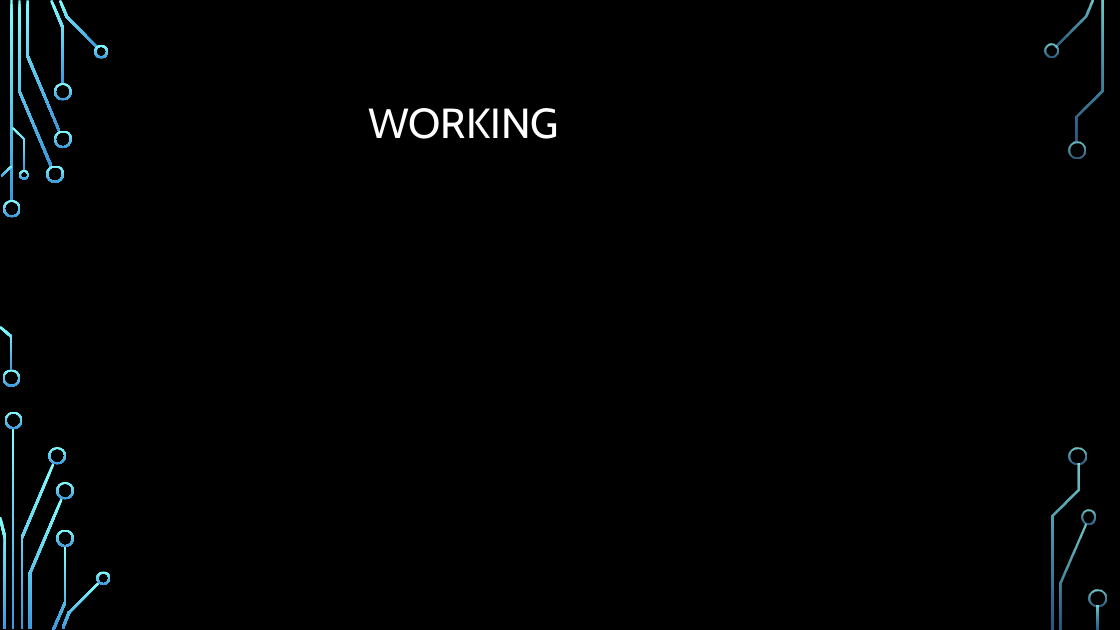
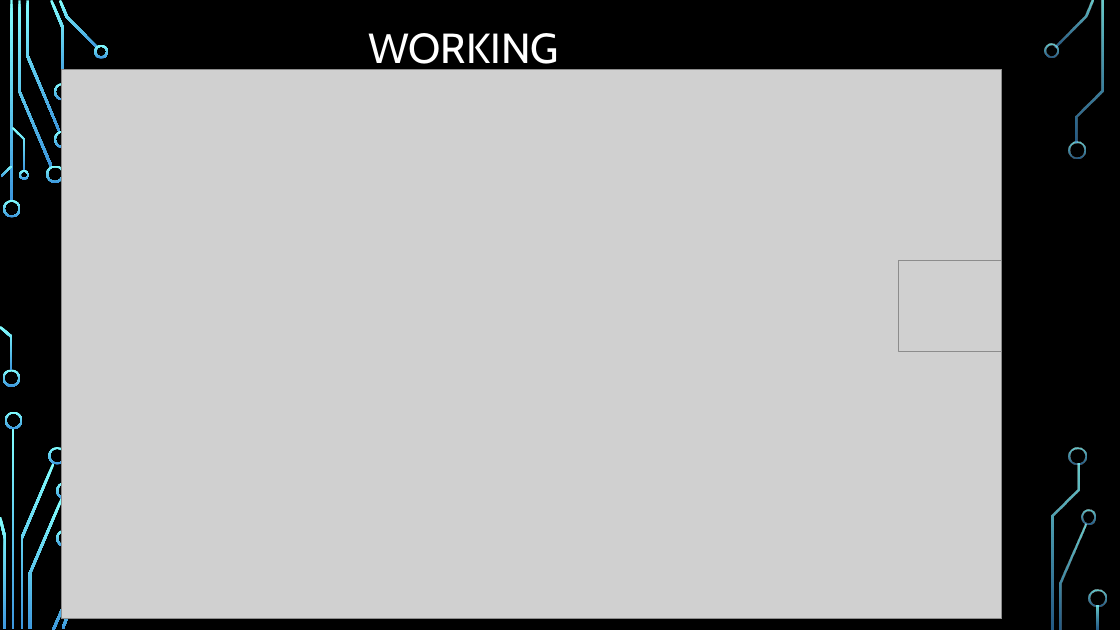
Before and after one commit to Abbashozefa/MINI-PROJECT-SEM1, a slide deck: slide 6 of mini project sem 1.pptx. Drawn at 1120x630 pixels with LibreOffice and Linux fonts; fonts in the diff are those of the drawing; grey boxes stand for pictures; background and template pictures are left out. Boxes give left, top, right and bottom in pixels: in the first picture for what was removed or moved away, otherwise in the second. Text is boxed around its words. In the diff, an @@ line names an element or a change of style, - is before the commit and + after.

```diff
--- a/mini project sem 1.pptx
+++ b/mini project sem 1.pptx
@@ title "WORKING" rewrapped from <box>368,108,559,139</box> to <box>368,33,559,73</box> @@
@@ picture added at <box>61,69,1002,618</box> @@
@@ picture added at <box>899,260,1002,352</box> @@
@@ freeform shape removed at <box>97,571,111,585</box> @@
```
Also in this commit, not shown: 3 other slides changed, 1 slide added, 1 slide removed.
